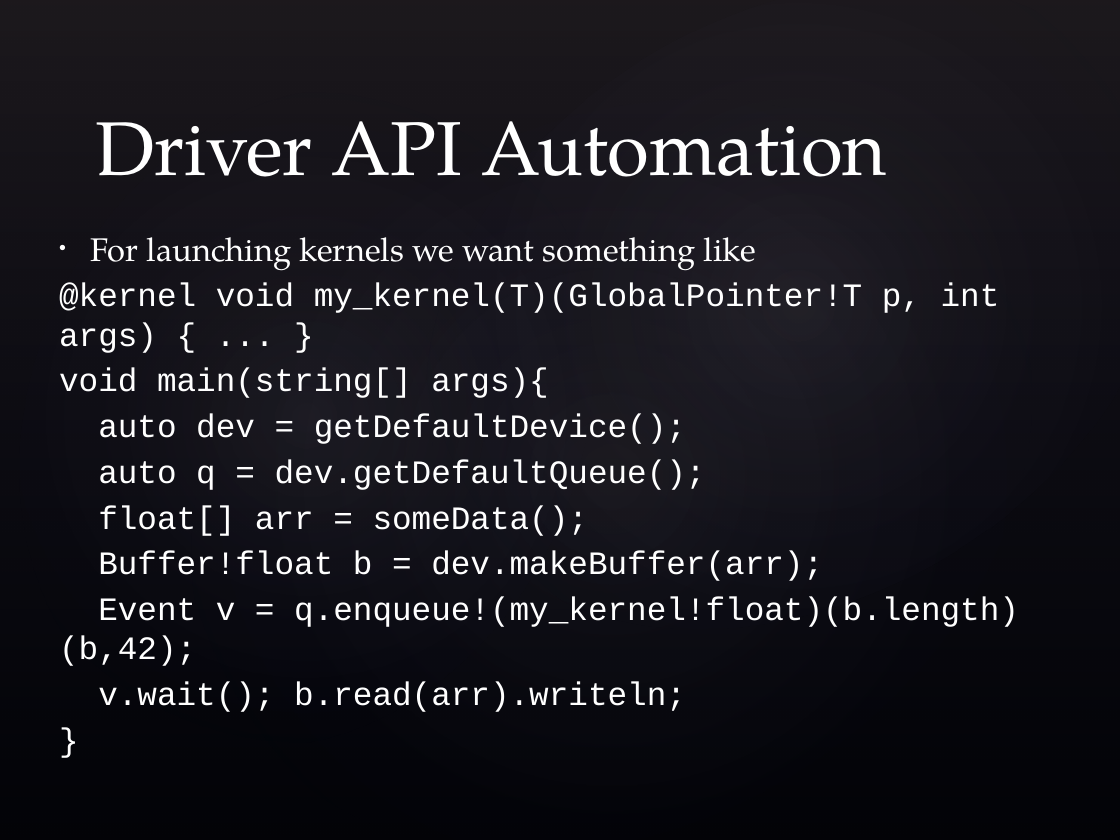
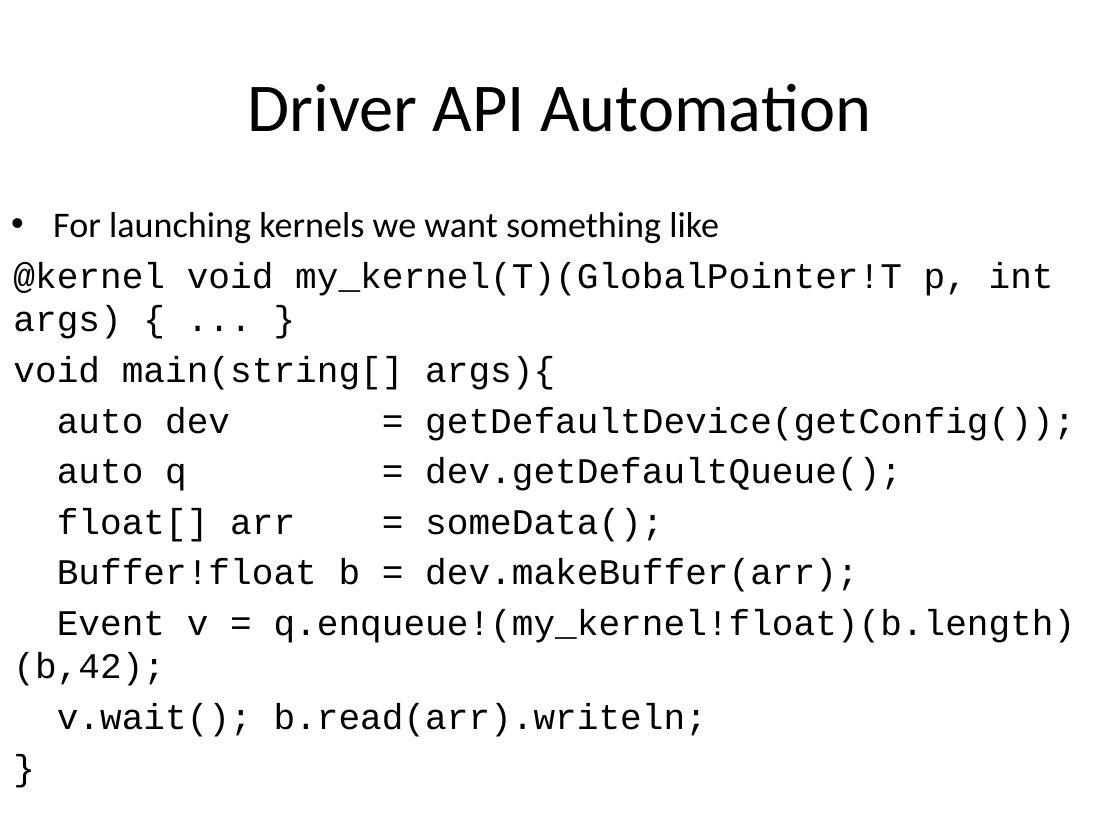
Before and after one commit to dlang/dconf.org, a slide deck: slide 19 of 2017/talks/wilson.pptx (slide 23 before the commit). Drawn at 1120x840 pixels with LibreOffice and Linux fonts; fonts in the diff are those of the drawing; background and template pictures are left out. Boxes give left, top, right and bottom in pixels: in the first picture for what was removed or moved away, otherwise in the second. Text is boxed around its words. In the diff, an @@ line names an element or a change of style, - is before the commit and + after.

```diff
--- a/2017/talks/wilson.pptx
+++ b/2017/talks/wilson.pptx
@@ background picture (left out) to #FFFFFF @@
@@ rectangle removed at bbox=[0, 0, 1120, 840] @@
@@ ellipse removed at bbox=[0, 0, 696, 840] @@
@@ ellipse removed at bbox=[51, 0, 1120, 840] @@
@@ ellipse removed at bbox=[307, 0, 1120, 761] @@
@@ title "Driver API Automation": place and size @@
-title "Driver API Automation" at bbox=[95, 121, 888, 177]
+title "Driver API Automation" at bbox=[248, 83, 871, 132]
@@ title "Driver API Automation" at bbox=[248, 83, 871, 132]: size 49 to 44 pt, font TeX Gyre Pagella to Calibri, text colour #FFFFFF to #000000; alignment left to centre; vertical alignment bottom to middle @@
@@ text "For launching kernels we want ...": place and size @@
-text "For launching kernels we want ..." at bbox=[59, 237, 1019, 712]
+text "For launching kernels we want ..." at bbox=[13, 212, 1076, 737]
@@ text "For launching kernels we want ..." at bbox=[13, 212, 1076, 737]: vertical alignment middle to top @@
@@ text at bbox=[13, 212, 1076, 737]: size 21 to 23.2 pt, text colour #FFFFFF to #000000 in "For launching kernels we want something like", "@kernel void my_kernel(T)(GlobalPointer!T p, int args) { ...", "void main(string[] args){", "auto q = dev.getDefaultQueue();" and 5 more places; font TeX Gyre Pagella to Calibri in "For launching kernels we want something like"; indent changed @@
@@ text at bbox=[57, 407, 1075, 441]: text changed; size 21 to 23.2 pt; text colour #FFFFFF to #000000 @@
-auto dev = getDefaultDevice();
+auto dev = getDefaultDevice(getConfig());
```
Also in this commit, not shown: 21 other slides changed, 3 slides added, 7 slides removed, 1 other file.
